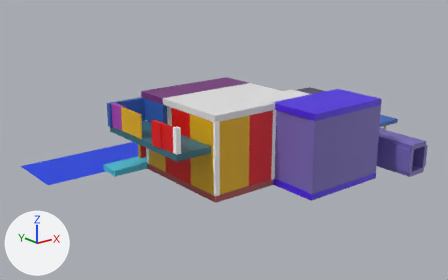
One commit to the FBX model ProjetEscape/Assets/Blockout/Entrance/Blocky_MainRoomV2.fbx: the scene before it, then after it.
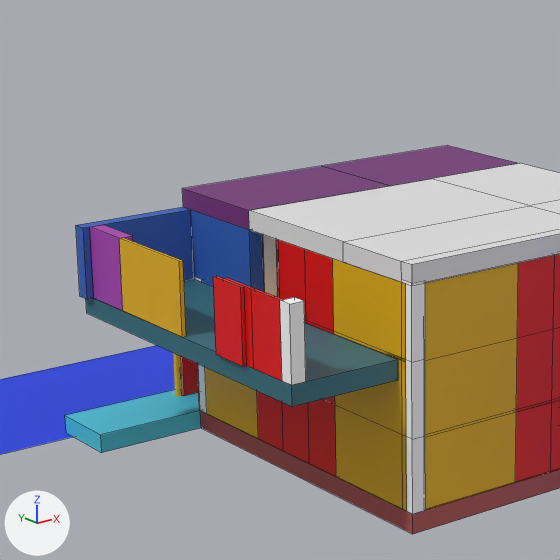
There are two pictures of each version: one whole from a camera (50 mm lens) standing at (-127.1, -115.7, 53.1) and looking at (-28.3, 7.7, 3.8), one close up on the part from 18% to 59% of the width and 11% to 75% of the height. The lights are fixed; the arrows at lower left show +X, +Y and +Z. The close-ups show mesh edges as thin lines. Where no turn or scale is listed for an object, it has been applied to the vertices.
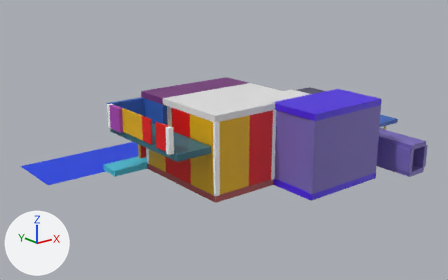
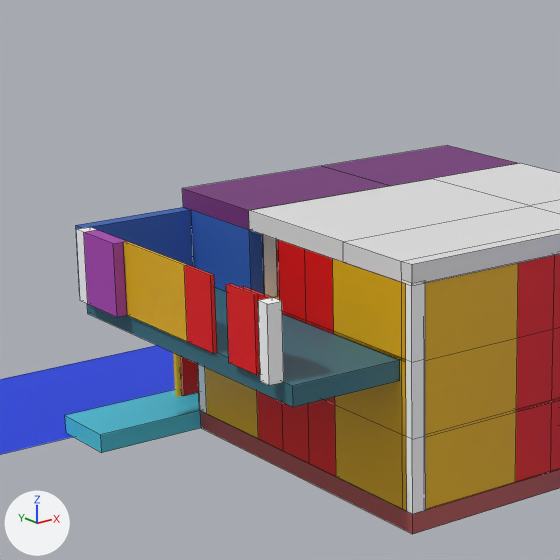
Changed parts and their boxes (x1, y1, x2, y2) in the close-ups (560 x 560 px):
'Cube.286', moved
    before: (86, 279, 398, 407)
    after: (87, 287, 400, 407)
'Cube.457', moved
    before: (119, 238, 186, 337)
    after: (124, 241, 187, 341)
'Cube.455', moved
    before: (280, 297, 306, 385)
    after: (258, 297, 284, 385)
'Cube.458', moved
    before: (90, 225, 133, 311)
    after: (84, 230, 127, 317)
'Cube.654', added (red)
    after: (226, 283, 260, 375)
'Cube.460', deleted (red)
    before: (213, 276, 247, 366)
'Cube.456', deleted (red)
    before: (251, 289, 284, 381)
'Cube.653', added (red)
    after: (184, 265, 217, 353)
'Cube.459', moved
    before: (223, 278, 255, 369)
    after: (241, 286, 272, 300)
'Cube.650', added
    after: (76, 227, 97, 304)

What changed in the scene script:
```text
Add me_untitled_538:
    me_untitled_538.from_pydata(...)  # a box spanning x -0.17..0.14, y -3.44..0.07, z -2.0..3.73
    me_untitled_538.materials.append(mat_excl_esprits_001)  # red #e70601
Change ob_cube_458:
    ob_cube_458.location: (-57.05, 13.66, 13.34) -> (-58.23, 12.48, 13.34)
Remove ob_cube_456:
    ob_cube_456 = bpy.data.objects.new('Cube.456', me_untitled_291)
    ob_cube_456.location = (-9.98, -4.77, -0.46)
Change ob_cube_459:
    ob_cube_459.location: (-9.98, -1.25, -0.46) -> (-10.3, -3.85, -0.46)
Change ob_cube_286:
    ob_cube_286.location: (-51.99, 17.41, 10.57) -> (-51.99, 17.25, 10.57)
Change ob_cube_457:
    ob_cube_457.location: (-57.53, 7.48, 13.34) -> (-57.84, 6.29, 13.34)
Change ob_cube_455:
    ob_cube_455.location: (-57.05, -38.93, 13.34) -> (-58.23, -38.01, 13.34)
Remove ob_cube_460:
    ob_cube_460 = bpy.data.objects.new('Cube.460', me_untitled_296)
    ob_cube_460.location = (-10.3, -3.93, -0.46)
Add ob_cube_653:
    ob_cube_653 = bpy.data.objects.new('Cube.653', me_untitled_538)
    ob_cube_653.location = (-57.84, -0.27, 13.34)
Add ob_cube_654:
    ob_cube_654 = bpy.data.objects.new('Cube.654', me_untitled_538.copy())
    ob_cube_654.location = (-58.16, -6.3, 13.34)
Add ob_cube_650:
    ob_cube_650 = bpy.data.objects.new('Cube.650', me_untitled_238.copy())  # the mesh of ob_cube_414
    ob_cube_650.location = (-58.23, -12.86, 13.34)
```
